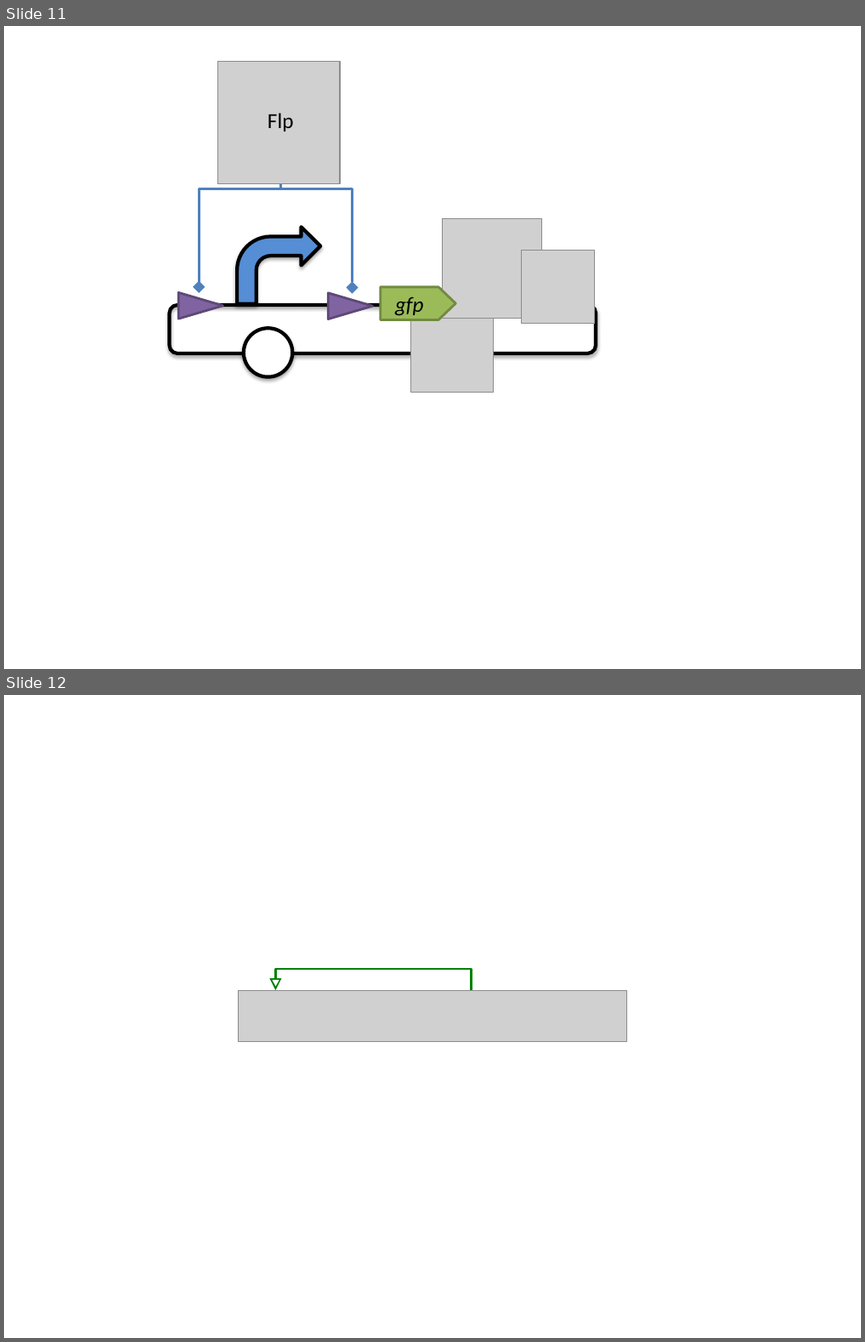
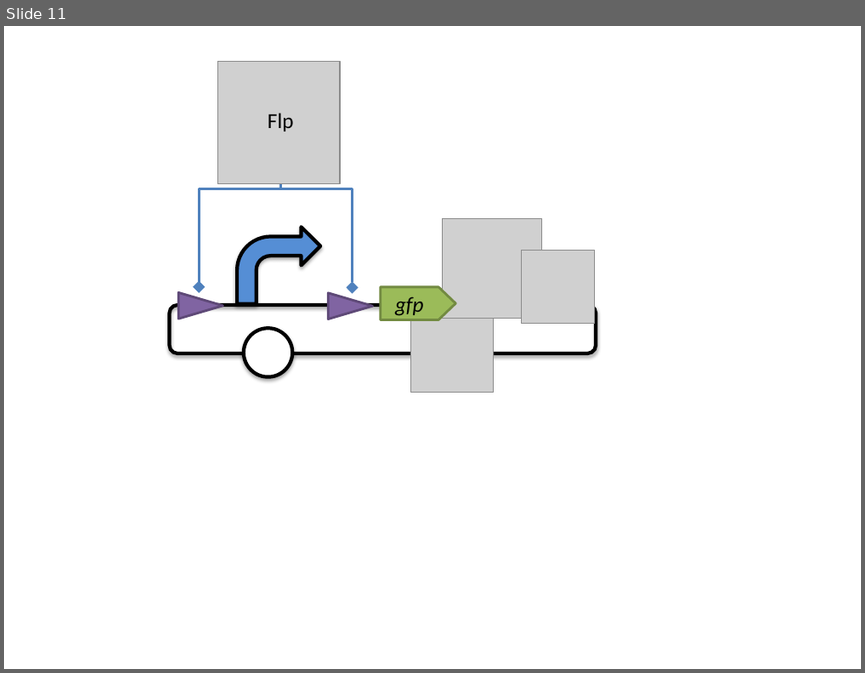
Before and after one commit to SynBioDex/SBOL-visual, a slide deck: specification/imgsrc/examples.pptx. Shown one above the other, each under a label of ours: slides 11 and 12 before the commit, slide 11 after it. The pictures are 865x1342 and 865x673 pixels, drawn with LibreOffice and Linux fonts; fonts in the diff are those of the drawing; grey boxes stand for pictures. Boxes give left, top, right and bottom in pixels: in the first picture for what was removed or moved away, otherwise in the second. Text is boxed around its words. In the diff, an @@ line names an element or a change of style, - is before the commit and + after.

```diff
--- a/specification/imgsrc/examples.pptx
+++ b/specification/imgsrc/examples.pptx
@@ slide 12 removed at bbox=[4, 695, 861, 1338], background #FFFFFF @@
@@ elbow arrow removed from (471, 1003) to (276, 990) @@
@@ picture removed at bbox=[239, 990, 627, 1041] @@
@@ rectangle removed at bbox=[262, 990, 289, 1010] @@
@@ triangle removed at bbox=[273, 980, 279, 986] @@
```
Also in this commit, not shown: 2 slides changed, 1 slide added, 49 other files.
